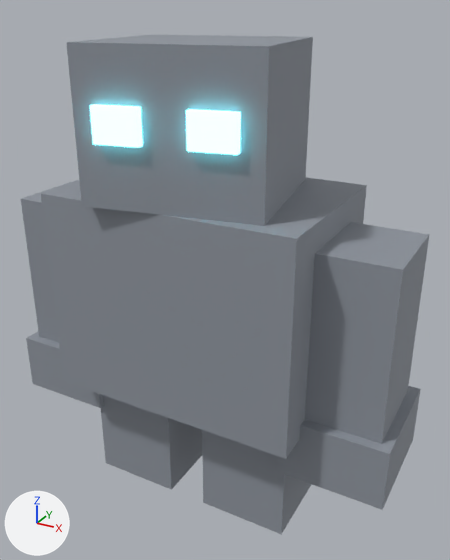
Two versions of the glTF model forja-rapida/arte/glb/Mascota_Piedrin.glb, one commit apart.
Before and after are seen from a camera (50 mm lens) standing at (0.801, -1.361, 1.345) and looking at (0.04, 0.023, 0.653). Lighting does not change. The marker at lower left points along +X, +Y and +Z. The picture after the commit comes second. Where no turn or scale is listed for an object, it has been applied to the vertices. Vertices at exactly the same position are counted once.

In view in the first picture: 'Piedrin_Brazo1', 'Piedrin_Brazo2', 'Piedrin_Cabeza', 'Piedrin_Pierna1', 'Piedrin_Pierna2', 'Piedrin_Torso'.
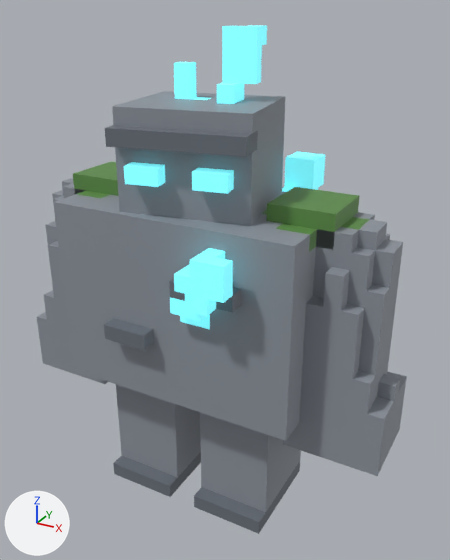
Pixel boxes [x1, y1, x2, y2] of what changed, in the pictures (450 x 560 px):
'Piedrin_Torso', deleted
    before: [41, 177, 367, 459]
'Pedrusco_Torso', added
    after: [54, 151, 370, 441]
'Piedrin_Cabeza', deleted
    before: [66, 35, 313, 226]
'Piedrin_Brazo2', reshaped, moved (18% narrower, 8% shorter)
    before: [277, 222, 429, 510]
    after: [283, 212, 407, 476]
'Pedrusco_Cabeza', added
    after: [105, 25, 285, 226]
'Pedrusco_Pierna1', added
    after: [194, 413, 301, 534]
'Piedrin_Brazo1', reshaped, moved (15% narrower, 10% shorter)
    before: [21, 179, 104, 408]
    after: [37, 178, 107, 384]
'Pedrusco_Pierna2', added
    after: [113, 385, 201, 497]
'Piedrin_Pierna2', deleted
    before: [202, 430, 312, 534]
'Piedrin_Pierna1', deleted
    before: [101, 395, 202, 490]
part 1 of me_piedrin_brazo2, rebuilt
    before: [305, 222, 429, 444]
    after: [283, 212, 407, 476]
part 2 of me_piedrin_brazo2, deleted
    before: [277, 386, 421, 510]
part 3 of me_piedrin_brazo1, rebuilt
    before: [21, 179, 79, 343]
    after: [37, 178, 107, 384]
part 4 of me_piedrin_brazo1, deleted
    before: [26, 331, 104, 408]

The change, as a diff of the scene's bpy script:
```diff
--- a/forja-rapida/arte/glb/Mascota_Piedrin.glb.py
+++ b/forja-rapida/arte/glb/Mascota_Piedrin.glb.py
@@ mat_m_8d939c @@
 mat_m_8d939c.base_color = (0.272, 0.298, 0.339)  # grey #8e949d
-mat_m_8d939c.roughness = 0.7
+mat_m_8d939c.roughness = 0.55
@@ mat_m_7cf5ff_brillo_001 @@
 mat_m_7cf5ff_brillo_001.roughness = 0.7
-mat_m_7cf5ff_brillo_001.emission_color = (0.205, 0.916, 1.0)  # cyan #7df5ff
-mat_m_7cf5ff_brillo_001.emission_strength = 4.0
+mat_m_7cf5ff_brillo_001.emission_color = (0.123, 0.549, 0.6)  # cyan #62c4cb
+mat_m_7cf5ff_brillo_001.emission_strength = 1.0
@@ mat_m_7cf5ff_brillo @@
 mat_m_7cf5ff_brillo.emission_color = (0.205, 0.916, 1.0)  # cyan #7df5ff
-mat_m_7cf5ff_brillo.emission_strength = 3.0
+mat_m_7cf5ff_brillo.emission_strength = 1.0
@@ me_piedrin_brazo1 @@
-me_piedrin_brazo1.from_pydata(...)  # 16 vertices, 24 faces; spans x -0.14..0.14, y -0.154..0.154, z -0.616..0.0
+me_piedrin_brazo1.from_pydata(...)  # 356 vertices, 708 faces; spans x -0.182..0.07, y -0.126..0.126, z -0.504..0.084
+# me_piedrin_brazo1 part 3: the loose piece of 8 vertices spanning x -0.112..0.112, y -0.126..0.126, z -0.504..0.0 is rebuilt with 356 vertices and now spans x -0.182..0.07, y -0.126..0.126, z -0.504..0.084
+# me_piedrin_brazo1 part 4: the loose piece of 8 vertices spanning x -0.14..0.14, y -0.154..0.154, z -0.616..-0.448 is deleted
 me_piedrin_brazo1.materials.append(mat_m_8d939c)
@@ me_piedrin_brazo2 @@
-me_piedrin_brazo2.from_pydata(...)  # 16 vertices, 24 faces; spans x -0.14..0.14, y -0.154..0.154, z -0.616..0.0
+me_piedrin_brazo2.from_pydata(...)  # 356 vertices, 708 faces; spans x -0.07..0.182, y -0.126..0.126, z -0.504..0.084
+# me_piedrin_brazo2 part 1: the loose piece of 8 vertices spanning x -0.112..0.112, y -0.126..0.126, z -0.504..0.0 is rebuilt with 356 vertices and now spans x -0.07..0.182, y -0.126..0.126, z -0.504..0.084
+# me_piedrin_brazo2 part 2: the loose piece of 8 vertices spanning x -0.14..0.14, y -0.154..0.154, z -0.616..-0.448 is deleted
 me_piedrin_brazo2.materials.append(mat_m_8d939c)
@@ ob_piedrin_pierna1 @@
-ob_piedrin_pierna1 = bpy.data.objects.new('Piedrin_Pierna1', me_piedrin_pierna1)
@@ ob_piedrin_pierna2 @@
-ob_piedrin_pierna2 = bpy.data.objects.new('Piedrin_Pierna2', me_piedrin_pierna2)
@@ ob_piedrin_brazo1 @@
 ob_piedrin_brazo1 = bpy.data.objects.new('Piedrin_Brazo1', me_piedrin_brazo1)
-ob_piedrin_brazo1.location = (-0.434, 0.0, 0.84)
+ob_piedrin_brazo1.location = (-0.364, 0.0, 0.798)
@@ ob_piedrin_brazo2 @@
 ob_piedrin_brazo2 = bpy.data.objects.new('Piedrin_Brazo2', me_piedrin_brazo2)
-ob_piedrin_brazo2.location = (0.434, 0.0, 0.84)
+ob_piedrin_brazo2.location = (0.364, 0.0, 0.798)
@@ ob_piedrin_cabeza @@
-ob_piedrin_cabeza = bpy.data.objects.new('Piedrin_Cabeza', me_piedrin_cabeza)
@@ ob_piedrin_torso @@
-ob_piedrin_torso = bpy.data.objects.new('Piedrin_Torso', me_piedrin_torso)
@@ ob_pedrusco_torso @@
+ob_pedrusco_torso = bpy.data.objects.new('Pedrusco_Torso', me_pedrusco_torso)  # 1153 vertices, 2304 faces; spans x -0.42..0.42, y -0.294..0.294, z -0.042..0.63; in mat_m_5e8c4a (green #5e8d49), mat_m_8d939c (grey #8e949d), mat_m_6b717a (grey #6b727b), mat_m_7cf5ff_brillo (cyan #7df5ff, glowing cyan #62c4cb)
+ob_pedrusco_torso.location = (0.0, 0.0, 0.42)
@@ ob_pedrusco_cabeza @@
+ob_pedrusco_cabeza = bpy.data.objects.new('Pedrusco_Cabeza', me_pedrusco_cabeza)  # 392 vertices, 780 faces; spans x -0.187..0.202, y -0.236..0.153, z -0.028..0.434; in mat_m_6b717a (grey #6b727b), mat_m_8d939c (grey #8e949d), mat_m_7cf5ff_brillo_001 (cyan #7df5ff, glowing cyan #62c4cb), mat_m_7cf5ff_brillo (cyan #7df5ff, glowing cyan #62c4cb)
+ob_pedrusco_cabeza.location = (0.0, 0.0, 0.868)
@@ ob_pedrusco_pierna2 @@
+ob_pedrusco_pierna2 = bpy.data.objects.new('Pedrusco_Pierna2', me_pedrusco_pierna2)  # 272 vertices, 540 faces; spans x -0.098..0.112, y -0.168..0.126, z -0.392..-0.014; in mat_m_6b717a (grey #6b727b), mat_m_8d939c (grey #8e949d)
+ob_pedrusco_pierna2.location = (-0.154, 0.0, 0.392)
@@ ob_pedrusco_pierna1 @@
+ob_pedrusco_pierna1 = bpy.data.objects.new('Pedrusco_Pierna1', me_pedrusco_pierna1)  # 272 vertices, 540 faces; spans x -0.112..0.098, y -0.168..0.126, z -0.392..-0.014; in mat_m_6b717a (grey #6b727b), mat_m_8d939c (grey #8e949d)
+ob_pedrusco_pierna1.location = (0.154, 0.0, 0.392)
```
